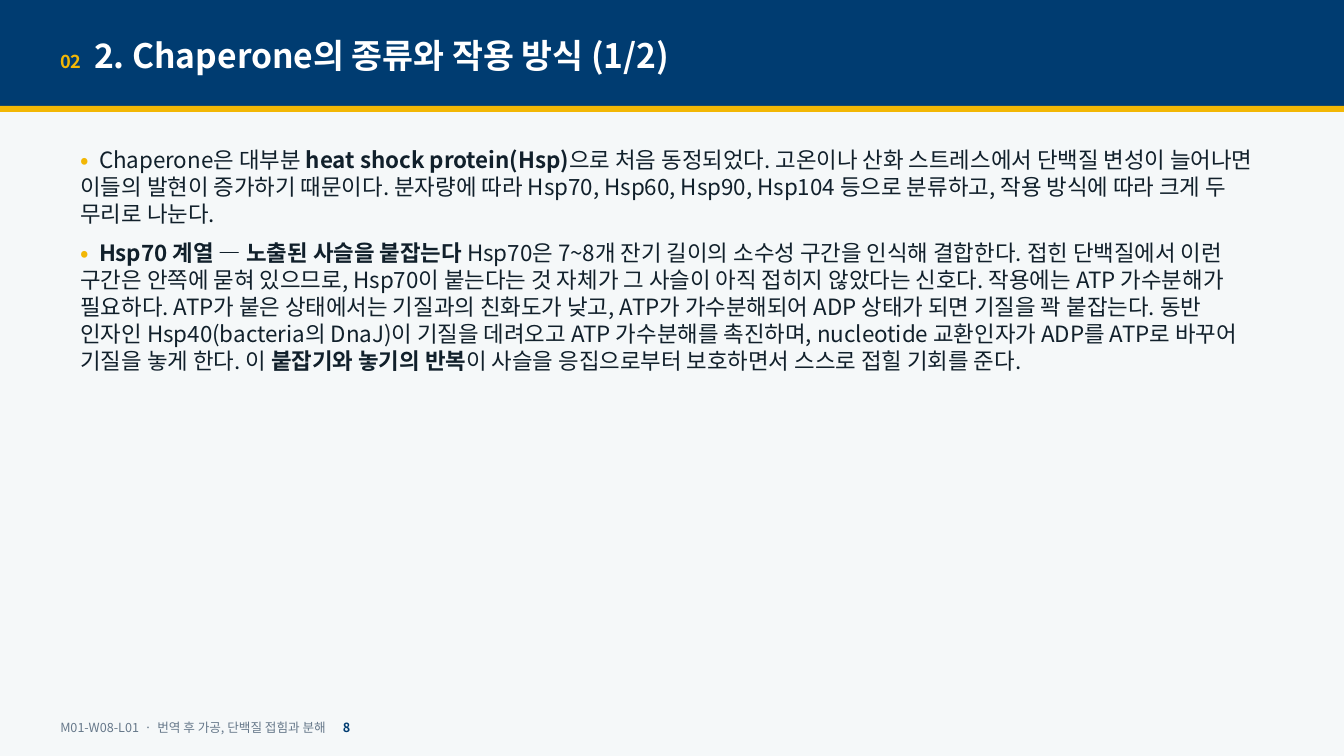
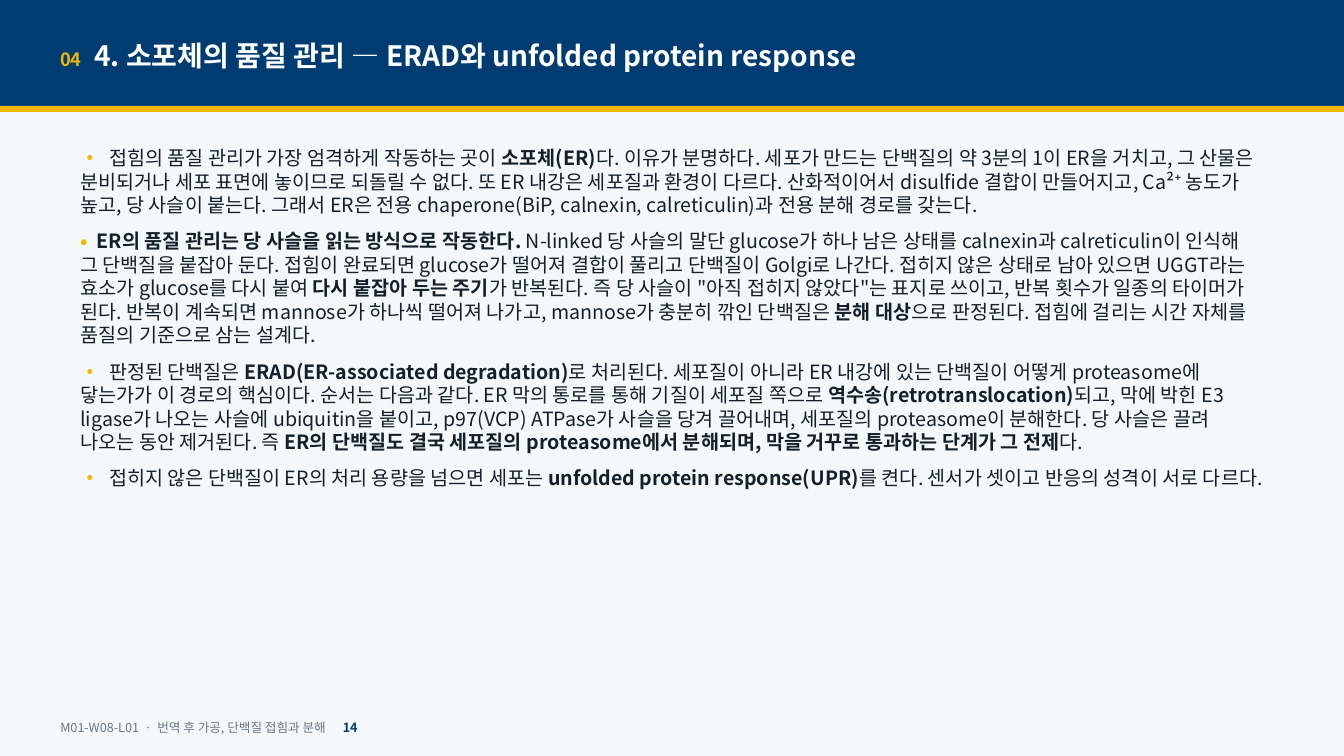
Before and after one commit to hoperiasd2/hoperiasd2.github.io, a slide deck: slide 14 of curriculum/M01/W08/L01/slides.pptx (slide 8 before the commit). Drawn at 1344x756 pixels with LibreOffice and Linux fonts; fonts in the diff are those of the drawing. Boxes give left, top, right and bottom in pixels: in the first picture for what was removed or moved away, otherwise in the second. Text is boxed around its words. In the diff, an @@ line names an element or a change of style, - is before the commit and + after.

```diff
--- a/curriculum/M01/W08/L01/slides.pptx
+++ b/curriculum/M01/W08/L01/slides.pptx
@@ text at bbox=[60, 42, 857, 72]: text changed; size 24 to 20 pt @@
-02 2. Chaperone의 종류와 작용 방식 (1/2)
+04 4. 소포체의 품질 관리 — ERAD와 unfolded protein response
@@ text at bbox=[80, 148, 1263, 490]: text changed; size 16 to 14 pt @@
-• Chaperone은 대부분 heat shock protein(Hsp)으로 처음 동정되었다. 고온이나 산화 스트레스에서 단백질 변성이 늘어나면 이들의 발현이 증가하기 때문이다. 분자량에 따라 Hsp70, Hsp60, Hsp90, Hsp104 등으로 분류하고, 작용 방식에 따라 크게 두 무리로 나눈다.
-• Hsp70 계열 — 노출된 사슬을 붙잡는다 Hsp70은 7~8개 잔기 길이의 소수성 구간을 인식해 결합한다. 접힌 단백질에서 이런 구간은 안쪽에 묻혀 있으므로, Hsp70이 붙는다는 것 자체가 그 사슬이 아직 접히지 않았다는 신호다. 작용에는 ATP 가수분해가 필요하다. ATP가 붙은 상태에서는 기질과의 친화도가 낮고, ATP가 가수분해되어 ADP 상태가 되면 기질을 꽉 붙잡는다. 동반 인자인 Hsp40(bacteria의 DnaJ)이 기질을 데려오고 ATP 가수분해를 촉진하며, nucleotide 교환인자가 ADP를 ATP로 바꾸어 기질을 놓게 한다. 이 붙잡기와 놓기의 반복이 사슬을 응집으로부터 보호하면서 스스로 접힐 기회를 준다.
+• 접힘의 품질 관리가 가장 엄격하게 작동하는 곳이 소포체(ER)다. 이유가 분명하다. 세포가 만드는 단백질의 약 3분의 1이 ER을 거치고, 그 산물은 분비되거나 세포 표면에 놓이므로 되돌릴 수 없다. 또 ER 내강은 세포질과 환경이 다르다. 산화적이어서 disulfide 결합이 만들어지고, Ca²⁺ 농도가 높고, 당 사슬이 붙는다. 그래서 ER은 전용 chaperone(BiP, calnexin, calreticulin)과 전용 분해 경로를 갖는다.
+• ER의 품질 관리는 당 사슬을 읽는 방식으로 작동한다. N-linked 당 사슬의 말단 glucose가 하나 남은 상태를 calnexin과 calreticulin이 인식해 그 단백질을 붙잡아 둔다. 접힘이 완료되면 glucose가 떨어져 결합이 풀리고 단백질이 Golgi로 나간다. 접히지 않은 상태로 남아 있으면 UGGT라는 효소가 glucose를 다시 붙여 다시 붙잡아 두는 주기가 반복된다. 즉 당 사슬이 "아직 접히지 않았다"는 표지로 쓰이고, 반복 횟수가 일종의 타이머가 된다. 반복이 계속되면 mannose가 하나씩 떨어져 나가고, mannose가 충분히 깎인 단백질은 분해 대상으로 판정된다. 접힘에 걸리는 시간 자체를 품질의 기준으로 삼는 설계다.
+• 판정된 단백질은 ERAD(ER-associated degradation)로 처리된다. 세포질이 아니라 ER 내강에 있는 단백질이 어떻게 proteasome에 닿는가가 이 경로의 핵심이다. 순서는 다음과 같다. ER 막의 통로를 통해 기질이 세포질 쪽으로 역수송(retrotranslocation)되고, 막에 박힌 E3 ligase가 나오는 사슬에 ubiquitin을 붙이고, p97(VCP) ATPase가 사슬을 당겨 끌어내며, 세포질의 proteasome이 분해한다. 당 사슬은 끌려 나오는 동안 제거된다. 즉 ER의 단백질도 결국 세포질의 proteasome에서 분해되며, 막을 거꾸로 통과하는 단계가 그 전제다.
+• 접히지 않은 단백질이 ER의 처리 용량을 넘으면 세포는 unfolded protein response(UPR)를 켠다. 센서가 셋이고 반응의 성격이 서로 다르다.
@@ text at bbox=[60, 721, 358, 734]: text changed @@
-M01-W08-L01 · 번역 후 가공, 단백질 접힘과 분해 8
+M01-W08-L01 · 번역 후 가공, 단백질 접힘과 분해 14
```
Also in this commit, not shown: 44 other slides changed, 10 slides added, 5 other files.
